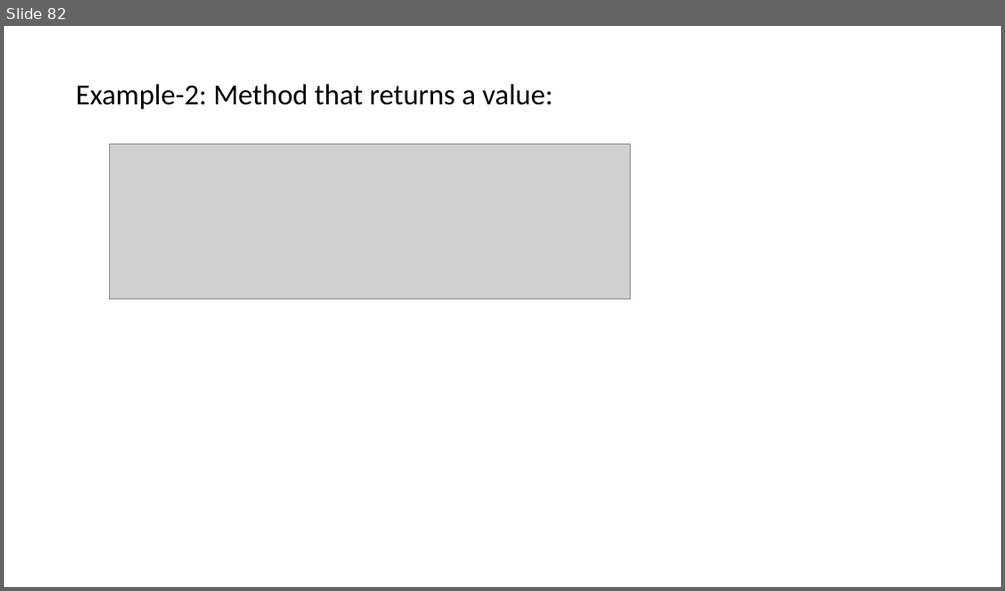
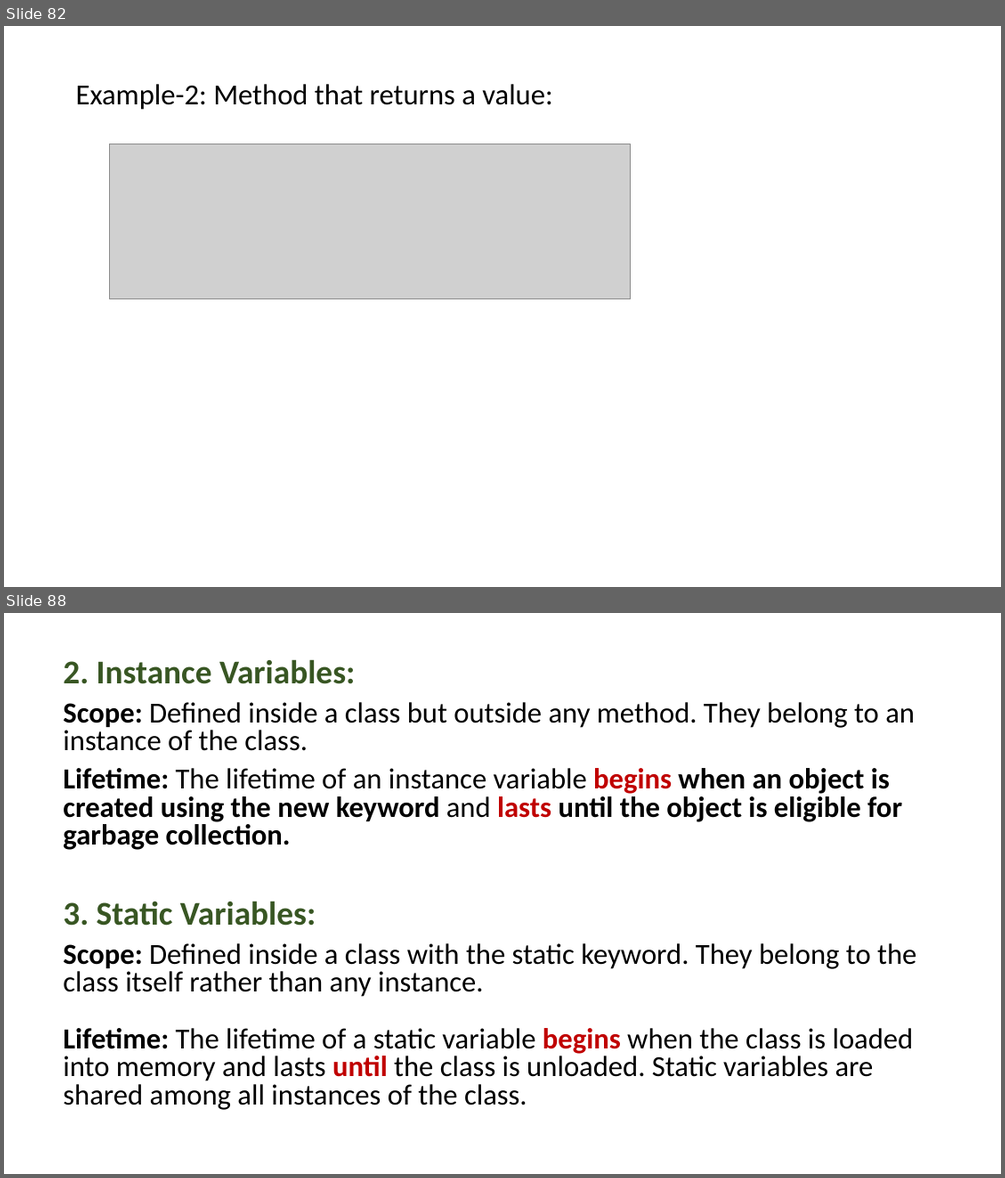
Before and after one commit to PRAMOD-VISHNU-NAIK/MCA-2nd-Sem-Shridevi-College, a slide deck: Theory Class-Notes/Java MCA-2.pptx. Shown one above the other, each under a label of ours: slide 82 before the commit, slides 82 and 88 after it; the slides between them are not shown. The pictures are 1005x591 and 1005x1178 pixels, drawn with LibreOffice and Linux fonts; fonts in the diff are those of the drawing; grey boxes stand for pictures. Boxes give left, top, right and bottom in pixels: in the first picture for what was removed or moved away, otherwise in the second. Text is boxed around its words. In the diff, an @@ line names an element or a change of style, - is before the commit and + after.

```diff
--- a/Theory Class-Notes/Java MCA-2.pptx
+++ b/Theory Class-Notes/Java MCA-2.pptx
@@ slide 88 added at (4, 613, 1001, 1174), background #FFFFFF @@
@@ text added at (63, 659, 916, 1110), 28 pt, text #000000 @@
+2. Instance Variables:
+Scope: Defined inside a class but outside any method. They belong to an instance of the class.
+Lifetime: The lifetime of an instance variable begins when an object is created using the new keyword and lasts until the object is eligible for garbage collection.
+3. Static Variables:
+Scope: Defined inside a class with the static keyword. They belong to the class itself rather than any instance.
+Lifetime: The lifetime of a static variable begins when the class is loaded into memory and lasts until the class is unloaded. Static variables are shared among all instances of the class.
```
Also in this commit, not shown: 6 slides changed, 22 other slides added, 4 other files.
